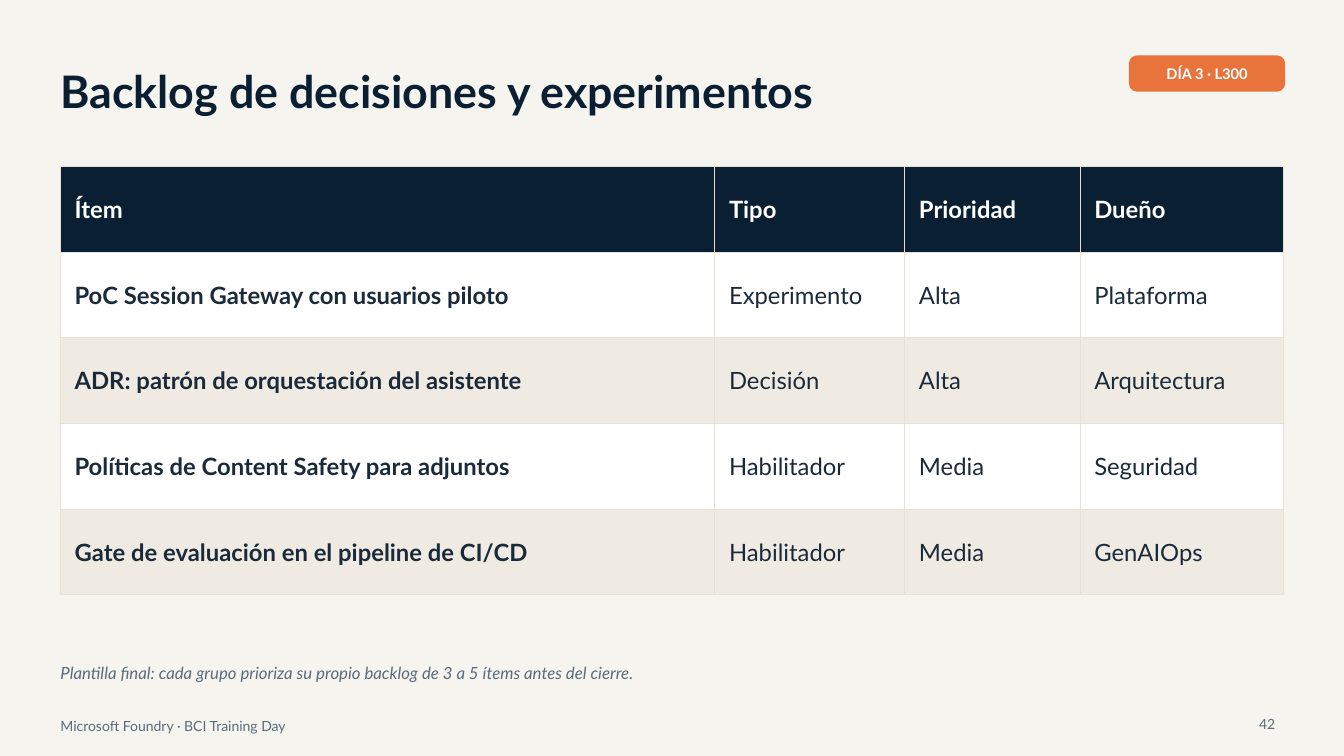
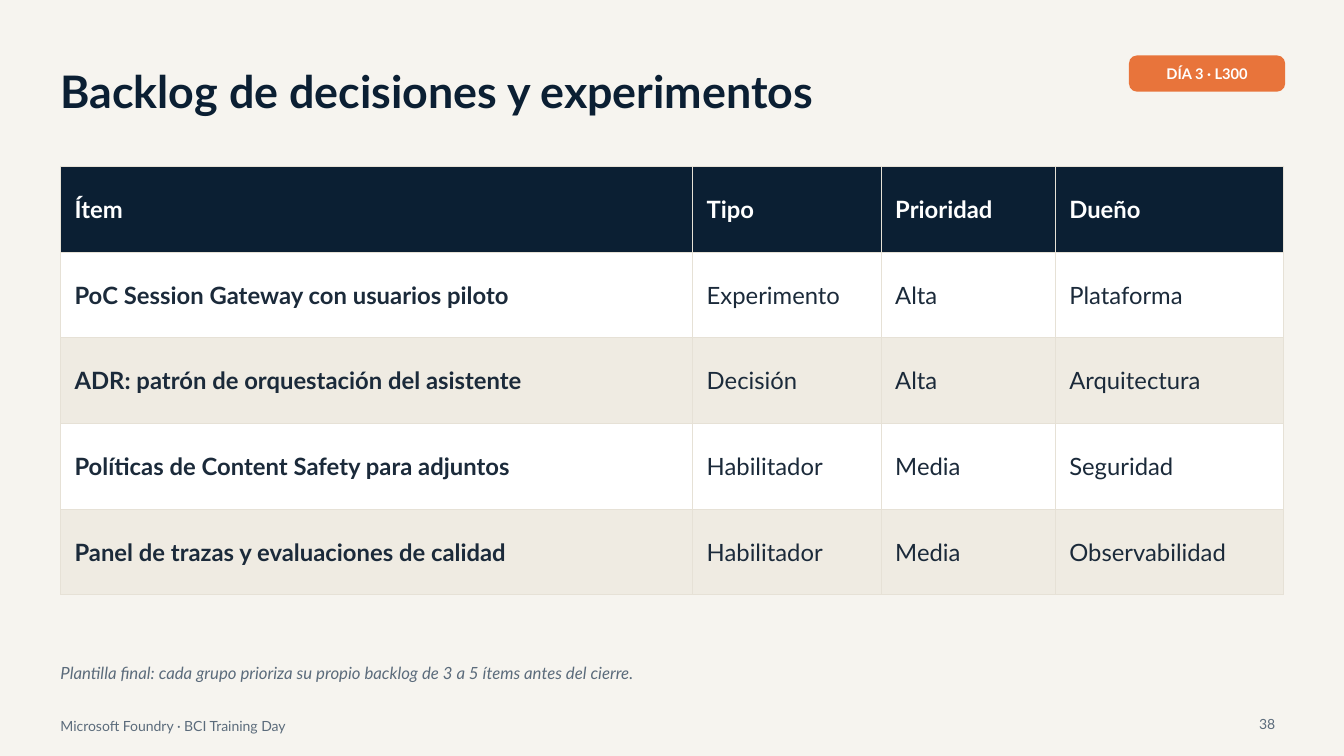
Before and after one commit to valegrajales/bci_workshop, a slide deck: slide 38 of presentaciones/BCI_Foundry_Dia3_L300_Produccion_Gobierno.pptx (slide 42 before the commit). Drawn at 1344x756 pixels with LibreOffice and Linux fonts; fonts in the diff are those of the drawing. Boxes give left, top, right and bottom in pixels: in the first picture for what was removed or moved away, otherwise in the second. Text is boxed around its words. In the diff, an @@ line names an element or a change of style, - is before the commit and + after.

```diff
--- a/presentaciones/BCI_Foundry_Dia3_L300_Produccion_Gobierno.pptx
+++ b/presentaciones/BCI_Foundry_Dia3_L300_Produccion_Gobierno.pptx
@@ table at (x1=60, y1=166, x2=1284, y2=569) @@
-row 5, column 1: Gate de evaluación en el pipeline de CI/CD
+row 5, column 1: Panel de trazas y evaluaciones de calidad
-row 5, column 4: GenAIOps
+row 5, column 4: Observabilidad
@@ page number at (x1=1259, y1=719, x2=1275, y2=729): text changed @@
-42
+38
```
Also in this commit, not shown: 12 other slides changed, 4 slides added, 8 slides removed, 18 other files.
